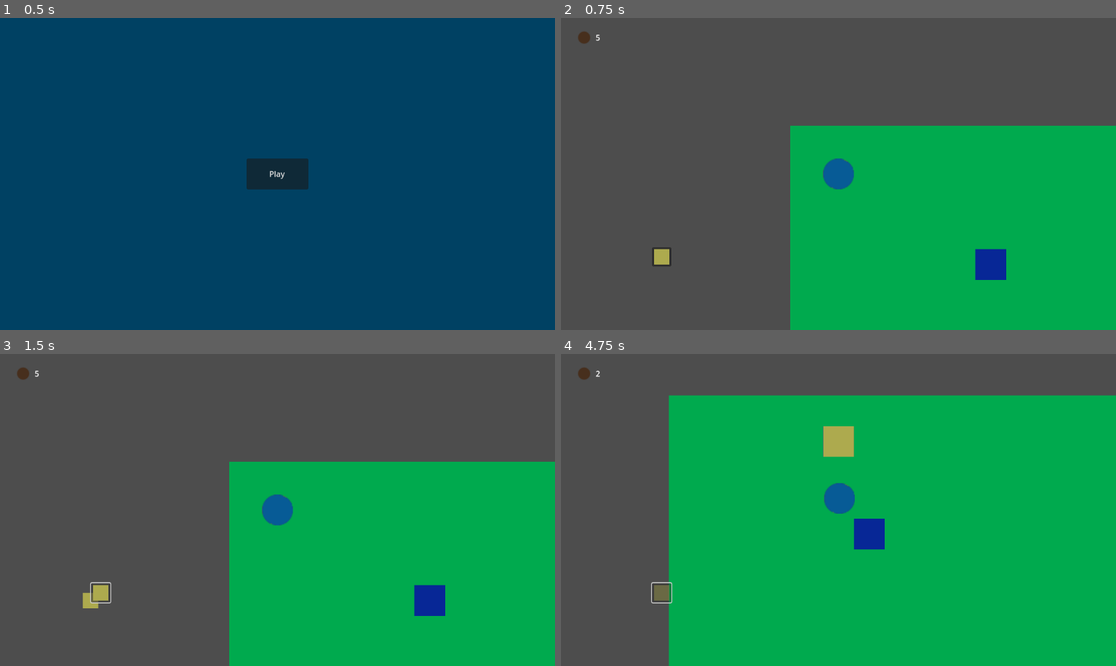
Above: before the commit, frames 1-4 (two rows, left to right).
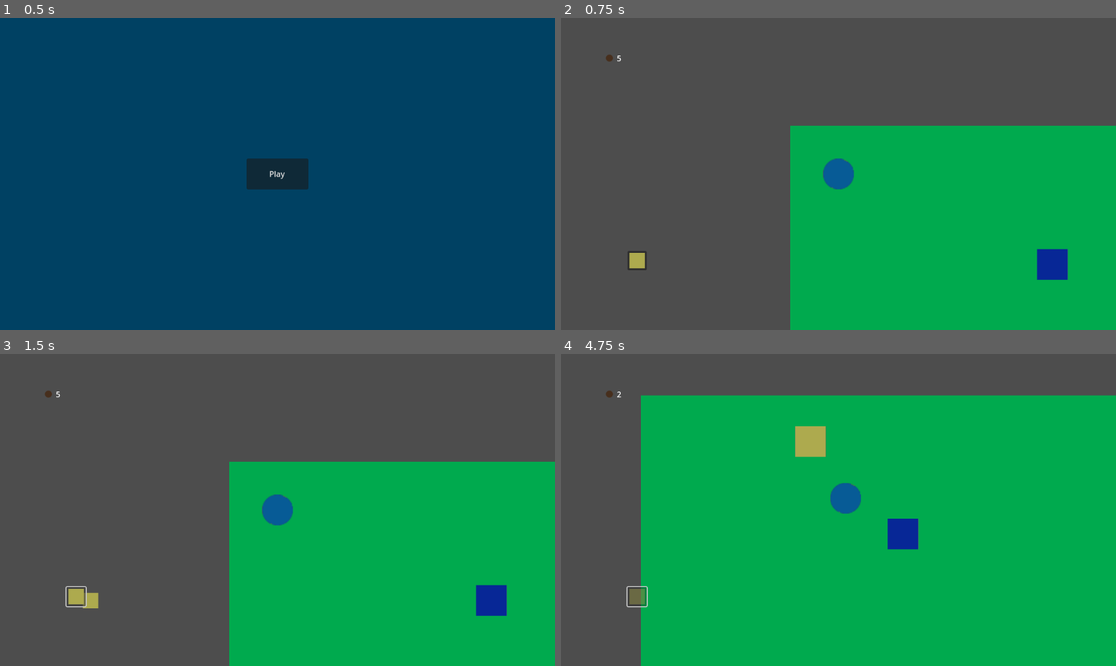
Above: after the commit, the same moments.

Repository: Schmo103/Euclid
Game: Godot game, scene res://menu/menu.tscn
Same seed, same stepped clock (60 frames per second), same inputs: the game is played once before the commit and once after it.
Inputs (mouse positions are in pixels of both pictures, inside the frame that each line leads up to; where the layout moved, square brackets give the same spot in the first picture):
- Up to frame 1 (0.5 s): no input
- Up to frame 2 (0.75 s): click "Play" at 0.5 s
- Up to frame 3 (1.5 s): click (77, 597) [99, 594] at 1.25 s
- Up to frame 4 (4.75 s): tap Enter at 2 s; move the mouse to (960, 494) at 2.02 s; hold D (player_right) 2.03-2.78 s; click (960, 494) at 2.17 s; move the mouse to (727, 525) at 2.77 s; hold S (player_down) 2.78-3.53 s; click (727, 525) at 2.92 s; move the mouse to (894, 441) at 3.52 s; hold D (player_right) 3.53-4.28 s; click (894, 441) at 3.67 s; move the mouse to (810, 572) at 4.27 s; hold W (player_up) from 4.28 s (still down); click (810, 572) at 4.42 s

Frame 1 is identical in both runs. In frame 2, 1.6% of the frame differs, in the area x 3-92%, y 4-84%; in frame 3, 1.6%; in frame 4, 7.1%, in the area x 3-65%, y 4-100%.

Commit message:
Polished and added comments to build system

Diff:
--- a/Euclid/art/filler_tileset.tres
+++ b/Euclid/art/filler_tileset.tres
@@ -1,7 +1,8 @@
-[gd_resource type="TileSet" load_steps=5 format=3 uid="uid://dygg4moh6j0tj"]
+[gd_resource type="TileSet" load_steps=6 format=3 uid="uid://dygg4moh6j0tj"]
 
 [ext_resource type="Texture2D" uid="uid://cm6vuj2ilkpwa" path="res://art/filler_art_spritesheet.png" id="1_cxyn6"]
 [ext_resource type="PackedScene" uid="uid://dq3c086d7rslo" path="res://towers/farm_tower/farm_tower.tscn" id="2_prqk0"]
+[ext_resource type="PackedScene" uid="uid://buehegmukws0f" path="res://towers/base_tower/base_tower.tscn" id="3_cthse"]
 
 [sub_resource type="TileSetAtlasSource" id="TileSetAtlasSource_n0kkb"]
 texture = ExtResource("1_cxyn6")
@@ -98,6 +99,7 @@
 [sub_resource type="TileSetScenesCollectionSource" id="TileSetScenesCollectionSource_ojnol"]
 resource_name = "towers"
 scenes/0/scene = ExtResource("2_prqk0")
+scenes/1/scene = ExtResource("3_cthse")
 
 [resource]
 tile_size = Vector2i(32, 32)
--- a/Euclid/building_system/build_manager.gd
+++ b/Euclid/building_system/build_manager.gd
@@ -3,58 +3,73 @@
 
 @onready var building_gui : BuildingGui = GameState.building_gui
 
+#the amount of commoditys owned by the player
 var commodity_counts : Dictionary
 
+#building mode information
 var building : bool = false
 var tower_to_be_built : TowerStats
 
-
+#node that displays build location and tests for physics bodys in build area
 @export var build_icon : BuildIcon
 
 func _ready() -> void:
 	GameState.build_manager = self
 
+	#set commodity amounts to each commoditys startiing amount
 	for c in GameState.commoditys:
 		commodity_counts[c.name] = c.starting_amount
+	#updates building_gui
 	update_all_commodity_counts()
 	update_all_tower_buttons()
 
 	building_gui.tower_pressed.connect(_on_tower_pressed)
 
 
+#if building, positions the build_icon
 func _process(_delta) -> void:
 	if building:
 		var mouse_pos = get_mouse_position()
 		build_icon.position = (mouse_pos - GameState.real_tile_size / 2).snapped(GameState.real_tile_size) + GameState.real_tile_size / 2
-		if can_build():
-			build_icon.set_faded(false)
-			if Input.is_mouse_button_pressed(MOUSE_BUTTON_LEFT):
-				build_tower(tower_to_be_built, mouse_pos)
+		build_icon.set_faded(!can_build())
+
+
+#handles input
+func _unhandled_input(event):
+	if event is InputEventMouseButton and building:
+		#builds tower on left click
+		if event.button_index == MOUSE_BUTTON_LEFT:
+			if can_build():
+				build_tower(tower_to_be_built, get_mouse_position())
 				pay_price(tower_to_be_built.price)
 				set_build_mode(false)
-		else:
-			build_icon.set_faded(true)
-		if Input.is_mouse_button_pressed(MOUSE_BUTTON_RIGHT):
-			set_build_mode(false)
+		#exits build mode on right click
+		elif event.button_index == MOUSE_BUTTON_RIGHT:
+				set_build_mode(false)
 
 
-func _on_tower_pressed(tower : TowerStats):
+#function called when a tower button is pressed
+func _on_tower_pressed(tower : TowerStats) -> void:
 	tower_to_be_built = tower
 	if can_pay(tower_to_be_built.price):
 		set_build_mode(true)
-		build_icon.texture = tower_to_be_built.icon
+		build_icon.texture = tower_to_be_built.build_icon
 
 
+#sets build mode
 func set_build_mode(b : bool) -> void:
 		building = b
 		build_icon.visible = b
 
 
+#builds tower at position
 func build_tower(tower : TowerStats, cell_pos : Vector2) -> void:
 	var cp : Vector2i = Vector2i(pos_to_tile(cell_pos))
-	GameState.solid_tile_map.set_cell(0, cp, tower.source_id, Vector2i.ZERO, tower.alternative_tile_id)
+	GameState.front_tile_map.set_cell(0, cp, tower.source_id, Vector2i.ZERO, tower.alternative_tile_id)
 
 
+#pays price
+#price should be in price format (see doc/towers.txt)
 func pay_price(price : Dictionary) -> void:
 	for commodity in price:
 		add_commodities(commodity, price[commodity] * -1)
@@ -65,6 +80,8 @@
 func add_commodities(commodity : String, count : int) -> void:
 	if commodity_counts.has(commodity):
 		commodity_counts[commodity] += count
+		if commodity_counts[commodity] < 0:
+			commodity_counts[commodity] = 0
 		update_all_commodity_counts()
 		update_all_tower_buttons()
 	else:
@@ -79,6 +96,7 @@
 		return 0
 
 
+#updates the enabled status of the tower buttons
 func update_all_tower_buttons() -> void:
 	for tower in GameState.towers:
 		building_gui.set_tower_button_enabled(tower.name, can_pay(tower.price))
@@ -93,19 +111,23 @@
 	return true
 
 
+#checks if we can build at build_icons current location
 func can_build() -> bool:
 	return build_icon.get_area_overlapping_bodies().size() == 0
 
 
+#updates the amounts in the commodity display menu
 func update_all_commodity_counts() -> void:
 	for commodity in commodity_counts:
 		building_gui.set_commodity_count(commodity, commodity_counts[commodity])
 
 
+#utility funtion that returns the tile position of a global position
 func pos_to_tile(p : Vector2) -> Vector2:
 	return (p - GameState.real_tile_size / 2).snapped(GameState.real_tile_size) / GameState.real_tile_size
 
 
+#gets real in world mouse position
 func get_mouse_position() -> Vector2:
 	var cam = get_viewport().get_camera_2d()
 	return get_viewport().get_mouse_position() + cam.get_screen_center_position() - Vector2(DisplayServer.window_get_size() / 2)
--- a/Euclid/building_system/building_gui/build_icon.gd
+++ b/Euclid/building_system/building_gui/build_icon.gd
@@ -1,17 +1,22 @@
 class_name BuildIcon
 extends Sprite2D
 
+#color modulate for when build icon cant build at indicated position
 @export var faded_modulate : Color = Color(1.0, 1.0, 1.0)
+#area2d node for checking for physics bodies
 @onready var area = $Area2D
 
+#sets areas rect shape to the size of a tile
 func _ready() -> void:
 	$Area2D/CollisionShape2D.shape.size = GameState.real_tile_size - Vector2(1, 1)
 
 
+#gets the area2ds overlapping bodies
 func get_area_overlapping_bodies() -> Array[Node2D]:
 	return area.get_overlapping_bodies()
 
 
+#sets whether the modulate is applied
 func set_faded(b : bool) -> void:
 	if b:
 		modulate = faded_modulate
--- a/Euclid/building_system/building_gui/building_gui.gd
+++ b/Euclid/building_system/building_gui/building_gui.gd
@@ -11,10 +11,12 @@
 	GameState.building_gui = self
 
 
+#exposes control of the commodity menu
 func set_commodity_count(commodity : String, count : int) -> void:
 	commodity_manager.set_commodity_count(commodity, count)
 
 
+#exposes the tower buttons enabled status
 func set_tower_button_enabled(tower_name : String, enabled : bool) -> void:
 	if tower_manager.has_node(tower_name):
 		tower_manager.get_node(tower_name).set_enabled(enabled)
@@ -22,6 +24,6 @@
 		push_error("Tower: " + tower_name + " not in menu")
 
 
+#function called by tower buttons when they're pressed
 func tower_button_pressed(tower_stats : TowerStats) -> void:
-	print("Tower of type: " + tower_stats.name + " has been pressed")
 	tower_pressed.emit(tower_stats)
--- a/Euclid/building_system/building_gui/building_gui.tscn
+++ b/Euclid/building_system/building_gui/building_gui.tscn
@@ -7,17 +7,15 @@
 [node name="BuildingGUI" type="Control"]
 layout_mode = 3
 anchors_preset = 0
-offset_right = 1149.0
-offset_bottom = 644.0
 script = ExtResource("1_rcgub")
 
 [node name="CommodityManager" type="HBoxContainer" parent="."]
 layout_mode = 1
 anchors_preset = -1
-offset_left = 28.0
-offset_top = 21.0
-offset_right = 68.0
-offset_bottom = 61.0
+offset_left = 89.0
+offset_top = 72.0
+offset_right = 91.0
+offset_bottom = 75.0
 script = ExtResource("2_84wft")
 
 [node name="TowerManager" type="GridContainer" parent="."]
@@ -27,9 +25,9 @@
 anchor_top = 0.742
 anchor_right = 0.164
 anchor_bottom = 0.742
-offset_left = 0.563995
-offset_top = -1.84802
-offset_right = 831.564
-offset_bottom = 131.152
+offset_left = 138.0
+offset_top = 484.0
+offset_right = 147.0
+offset_bottom = 484.0
 columns = 5
 script = ExtResource("3_1oh66")
--- a/Euclid/building_system/building_gui/commodity_display.gd
+++ b/Euclid/building_system/building_gui/commodity_display.gd
@@ -3,13 +3,14 @@
 
 var commodity : Commodity
 
+#when commodity_count is set, it automatically changes the labels text
 var commodity_count := 0:
 	set(n):
 		$Number.text = str(n)
 		commodity_count = int(n)
 
 
-
+#sets the icon of the commodity
 func _ready():
 	$Icon.texture = commodity.icon
 	if commodity.name != "":
--- a/Euclid/building_system/building_gui/commodity_manager.gd
+++ b/Euclid/building_system/building_gui/commodity_manager.gd
@@ -8,17 +8,20 @@
 	build_commodity_menu()
 
 
+#adds a commodity display for every commodity in GameState
 func build_commodity_menu():
 	for commodity in GameState.commoditys:
 		add_commodity_display(commodity)
 
 
+#takes a Commodity resource and adds a commodity display
 func add_commodity_display(c : Commodity) -> void:
 	var d := commocity_display_scene.instantiate()
 	d.commodity = c
 	add_child(d)
 
 
+#sets the amount on a given commodity dispay
 func set_commodity_count(commodity : String, count : int) -> void:
 	if has_node(commodity):
 		get_node(commodity).commodity_count = count
--- a/Euclid/building_system/building_gui/tower_display.gd
+++ b/Euclid/building_system/building_gui/tower_display.gd
@@ -5,16 +5,18 @@
 
 var tower_stats : TowerStats
 
-
+#sets up icon and name
 func _ready():
 	if tower_stats != null:
-		icon = tower_stats.icon
+		icon = tower_stats.menu_icon
 		name = tower_stats.name
 
 
+#tells building_gui that it was pressed
 func _on_pressed():
 	building_gui.tower_button_pressed(tower_stats)
 
 
+#sets whether button is enabled
 func set_enabled(enabled : bool):
 	disabled = !enabled
--- a/Euclid/building_system/building_gui/tower_display_manager.gd
+++ b/Euclid/building_system/building_gui/tower_display_manager.gd
@@ -8,6 +8,7 @@
 	build_tower_menu()
 
 
+#adds a tower button for every tower in GameState.towers
 func build_tower_menu():
 	for tower in GameState.towers:
 		var t := tower_dispay_scene.instantiate()
--- a/Euclid/game_state/game_state.gd
+++ b/Euclid/game_state/game_state.gd
@@ -1,14 +1,18 @@
 class_name GameStateData
 extends Node
 
+#the commoditys in the game
 @export var commoditys : Array[Commodity]
+#the towers in the game
 @export var towers : Array[TowerStats]
 
+#references to important nodes
 var building_gui : BuildingGui
 var build_manager : BuildManager
-var flat_tile_map : TileMap
-var solid_tile_map : TileMap
+var back_tile_map : TileMap
+var front_tile_map : TileMap
 
+#tile size information
 var tile_size : Vector2 = Vector2(32, 32)
 var tile_scale : Vector2 = Vector2(2, 2)
 
--- a/Euclid/player/player.gd
+++ b/Euclid/player/player.gd
@@ -48,5 +48,5 @@
 			lv = lv.slide(n)
 
 
-
+	#set linear velocity
 	s.set_linear_velocity(lv * step)
--- a/Euclid/resource_scripts/tower_stats.gd
+++ b/Euclid/resource_scripts/tower_stats.gd
@@ -1,15 +1,22 @@
 class_name TowerStats
 extends Resource
 
+#different tower type options
 enum types {UTIL, DEFENSE}
 
+@export var name : String = ""
 
+#icon displayed in tower menu
+@export var menu_icon : Texture
+#icon displayed on map when trying to build
+@export var build_icon : Texture
 
-@export var name : String = ""
-@export var icon : Texture
+#price should be in price format (see doc/toweres.txt)
 @export var price : Dictionary
+
 @export_enum("UTIL", "DEFENSE") var type : int = types.UTIL
 
+#information corresponding to the tile that should be placed when this tower is built
 @export_subgroup("Tile Information")
 @export var source_id : int = -1
 @export var alternative_tile_id : int = -1
--- a/Euclid/resources/tower_resources/farm_tower_stats.tres
+++ b/Euclid/resources/tower_resources/farm_tower_stats.tres
@@ -6,7 +6,8 @@
 [resource]
 script = ExtResource("3_6h2jl")
 name = "farm"
-icon = ExtResource("1_lo5ek")
+menu_icon = ExtResource("1_lo5ek")
+build_icon = ExtResource("1_lo5ek")
 price = {
 "filler": 4
 }
--- /dev/null
+++ b/Euclid/towers/base_tower/base_tower.gd
@@ -0,0 +1,2 @@
+class_name BaseTower
+extends Tower
--- /dev/null
+++ b/Euclid/towers/base_tower/base_tower.tscn
@@ -0,0 +1,21 @@
+[gd_scene load_steps=4 format=3 uid="uid://buehegmukws0f"]
+
+[ext_resource type="Script" path="res://towers/base_tower/base_tower.gd" id="1_ufadr"]
+[ext_resource type="Texture2D" uid="uid://cm6vuj2ilkpwa" path="res://art/filler_art_spritesheet.png" id="2_d11jf"]
+
+[sub_resource type="RectangleShape2D" id="RectangleShape2D_wyx6t"]
+size = Vector2(32, 32)
+
+[node name="BaseTower" type="Node2D"]
+script = ExtResource("1_ufadr")
+
+[node name="Sprite2D" type="Sprite2D" parent="."]
+texture = ExtResource("2_d11jf")
+hframes = 16
+vframes = 16
+frame = 1
+
+[node name="StaticBody2D" type="StaticBody2D" parent="."]
+
+[node name="CollisionShape2D" type="CollisionShape2D" parent="StaticBody2D"]
+shape = SubResource("RectangleShape2D_wyx6t")
--- a/Euclid/towers/farm_tower/farm_tower.gd
+++ b/Euclid/towers/farm_tower/farm_tower.gd
@@ -1,7 +1,7 @@
 extends Tower
 
 #the commodity type this farm produces
-var commodity_type : String = "filler"
+var commodity_type : String = ""
 #the amount this farm produces per cycle
 var production_rate := 1
 
@@ -9,15 +9,17 @@
 
 
 func _ready() -> void:
+	#check back_tile_map for commodity type to produce
 	var cell_size = get_parent().tile_set.tile_size
 	cell_pos = Vector2i(position.x - (cell_size.x / 2), position.y - (cell_size.y / 2)) / cell_size
-	var c = GameState.flat_tile_map.get_cell_tile_data(0, cell_pos)
+	var c = GameState.back_tile_map.get_cell_tile_data(0, cell_pos)
 	if c != null:
 		var c_type = c.get_custom_data("commodity")
 		if c_type != null and c_type != "":
 			commodity_type = c_type
 
 
-func _on_farm_timer_timeout():
+#produce resources
+func _on_farm_timer_timeout() -> void:
 	if commodity_type != null and commodity_type != "":
 		GameState.build_manager.add_commodities(commodity_type, production_rate)
--- a/Euclid/towers/tower.gd
+++ b/Euclid/towers/tower.gd
@@ -7,8 +7,9 @@
 
 @export var health := 10:
 	set(h):
-		if h < 0:
+		if h <= 0:
 			health = 0
+			fall()
 		else:
 			health = h
 
@@ -19,4 +20,4 @@
 
 #destroy the tower
 func fall() -> void:
-	pass
+	print("tower is destroyed")
--- a/Euclid/world/flat_tile_map.gd
+++ b/Euclid/world/back_tile_map.gd
@@ -3,4 +3,4 @@
 
 # Called when the node enters the scene tree for the first time.
 func _ready():
-	GameState.flat_tile_map = self
+	GameState.back_tile_map = self
--- a/Euclid/world/solid_tile_map.gd
+++ b/Euclid/world/front_tile_map.gd
@@ -3,4 +3,4 @@
 
 # Called when the node enters the scene tree for the first time.
 func _ready():
-	GameState.solid_tile_map = self
+	GameState.front_tile_map = self
--- a/Euclid/world/world.tscn
+++ b/Euclid/world/world.tscn
@@ -6,8 +6,8 @@
 [ext_resource type="Script" path="res://building_system/building_gui/build_icon.gd" id="3_6n720"]
 [ext_resource type="Script" path="res://building_system/build_manager.gd" id="3_ioyl6"]
 [ext_resource type="PackedScene" uid="uid://cqn1djklucwvp" path="res://building_system/building_gui/building_gui.tscn" id="3_wdhqa"]
-[ext_resource type="Script" path="res://world/flat_tile_map.gd" id="5_i3uq7"]
-[ext_resource type="Script" path="res://world/solid_tile_map.gd" id="7_wu3uv"]
+[ext_resource type="Script" path="res://world/back_tile_map.gd" id="5_vpunx"]
+[ext_resource type="Script" path="res://world/front_tile_map.gd" id="7_yor02"]
 
 [sub_resource type="RectangleShape2D" id="RectangleShape2D_eclf2"]
 size = Vector2(64, 64)
@@ -23,24 +23,24 @@
 
 [node name="BuildingGUI" parent="BuildManager/GUILayer" instance=ExtResource("3_wdhqa")]
 
-[node name="FlatTileMap" type="TileMap" parent="."]
+[node name="BackTileMap" type="TileMap" parent="."]
 scale = Vector2(2, 2)
 tile_set = ExtResource("1_eqabd")
 format = 2
 layer_0/tile_data = PackedInt32Array(0, 0, 0, 65536, 0, 0, 196608, 0, 0, 262144, 0, 0, 327680, 0, 0, 393216, 0, 0, 4587 …(7572 unchanged characters)…
-script = ExtResource("5_i3uq7")
+script = ExtResource("5_vpunx")
 
 [node name="Mobs" type="Node2D" parent="."]
 
 [node name="Player" parent="Mobs" instance=ExtResource("2_bcibk")]
 position = Vector2(100, 100)
 
-[node name="SolidTileMap" type="TileMap" parent="."]
+[node name="FrontTileMap" type="TileMap" parent="."]
 scale = Vector2(2, 2)
 tile_set = ExtResource("1_eqabd")
 format = 2
-layer_0/tile_data = PackedInt32Array(262150, 65536, 0)
-script = ExtResource("7_wu3uv")
+layer_0/tile_data = PackedInt32Array(262152, 1, 65536)
+script = ExtResource("7_yor02")
 
 [node name="BuildIcon" type="Sprite2D" parent="."]
 script = ExtResource("3_6n720")
Not shown, changed: Euclid/doc/towers.txt
